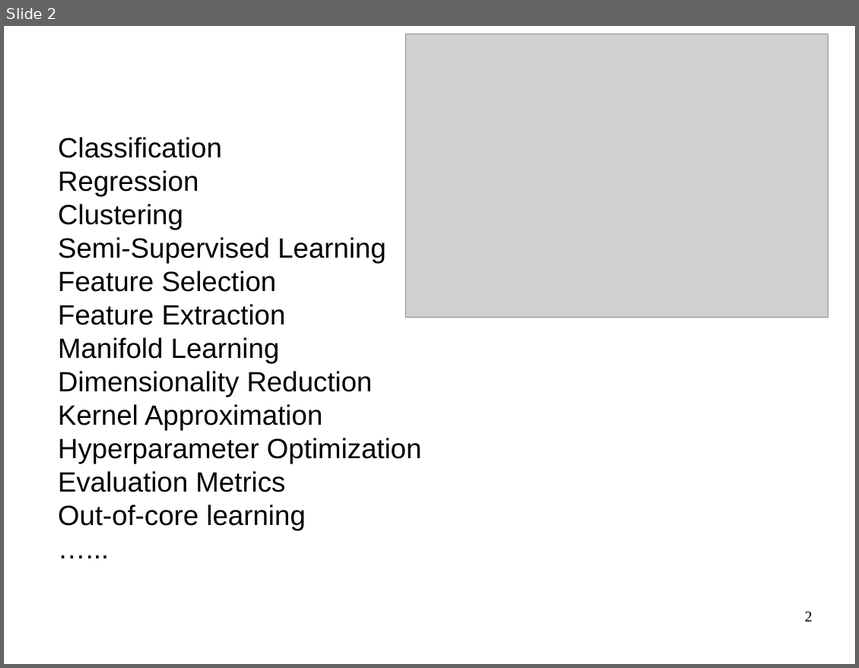
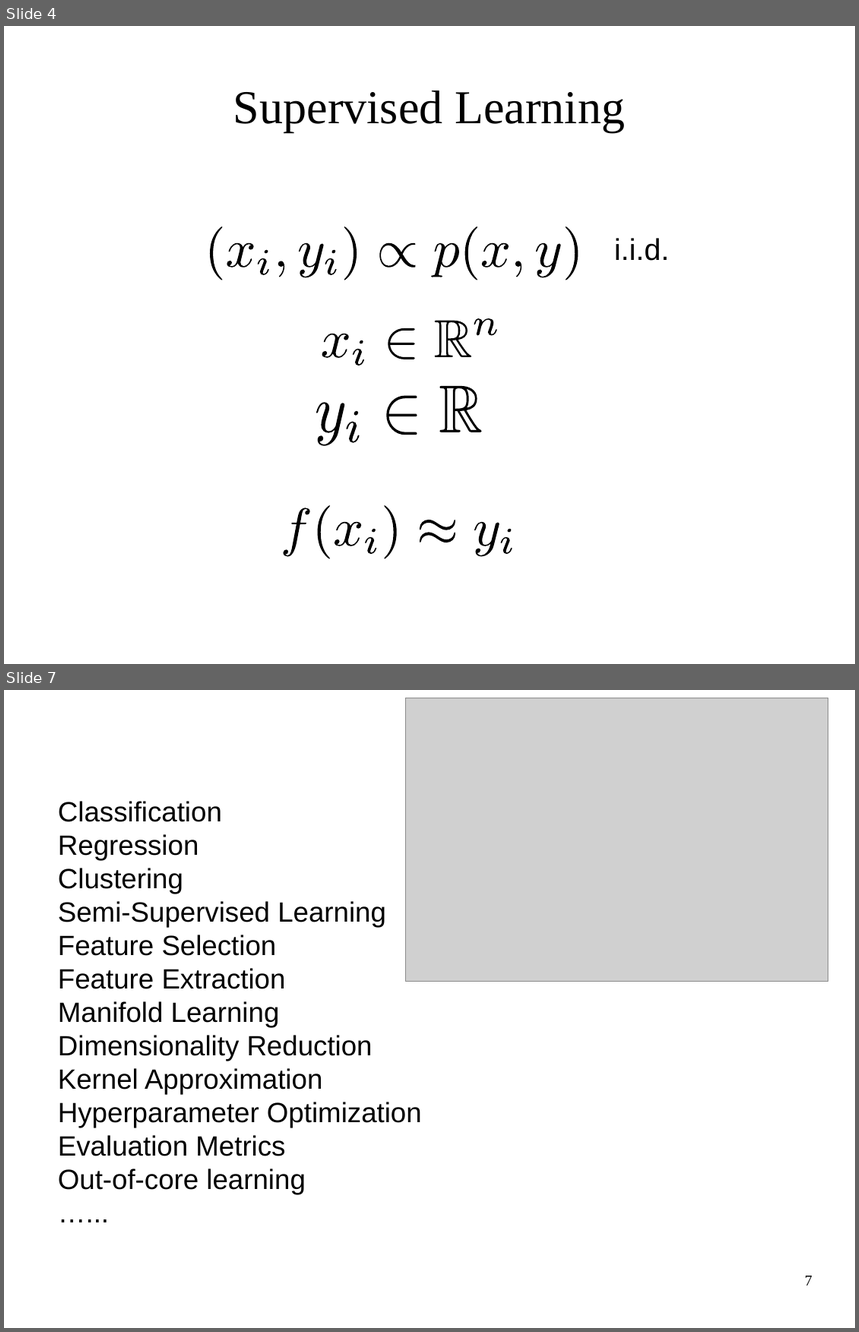
Before and after one commit to amueller/ml-workshop-1-of-4, a slide deck: intro-to-machine-learning-odsc-masterclass-2017.odp. Shown one above the other, each under a label of ours: slide 2 before the commit, slides 4 and 7 after it; the slides between them are not shown. The pictures are 859x668 and 859x1332 pixels, drawn with LibreOffice and Linux fonts; fonts in the diff are those of the drawing; grey boxes stand for pictures. Boxes give left, top, right and bottom in pixels: in the first picture for what was removed or moved away, otherwise in the second. Text is boxed around its words. In the diff, an @@ line names an element or a change of style, - is before the commit and + after.

```diff
--- a/intro-to-machine-learning-odsc-masterclass-2017.odp
+++ b/intro-to-machine-learning-odsc-masterclass-2017.odp
@@ slide 4 added at (x1=4, y1=26, x2=855, y2=664), background #FFFFFF @@
@@ title added at (x1=234, y1=91, x2=625, y2=132), 44 pt, text #000000 @@
+Supervised Learning
@@ group added at (x1=210, y1=227, x2=578, y2=280): 14 freeform shapes @@
@@ text added at (x1=614, y1=238, x2=669, y2=261), 28 pt, text #000000 @@
+i.i.d.
@@ group added at (x1=321, y1=319, x2=499, y2=366): 6 freeform shapes @@
@@ group added at (x1=315, y1=386, x2=483, y2=447): 5 freeform shapes @@
@@ group added at (x1=281, y1=506, x2=515, y2=559): 9 freeform shapes @@
@@ what was slide 2 is now slide 7 @@
@@ page number at (x1=805, y1=1276, x2=813, y2=1286): text changed @@
-2
+7
```
Also in this commit, not shown: 17 slides changed, 18 other slides added, 8 slides removed, 1 other file.
